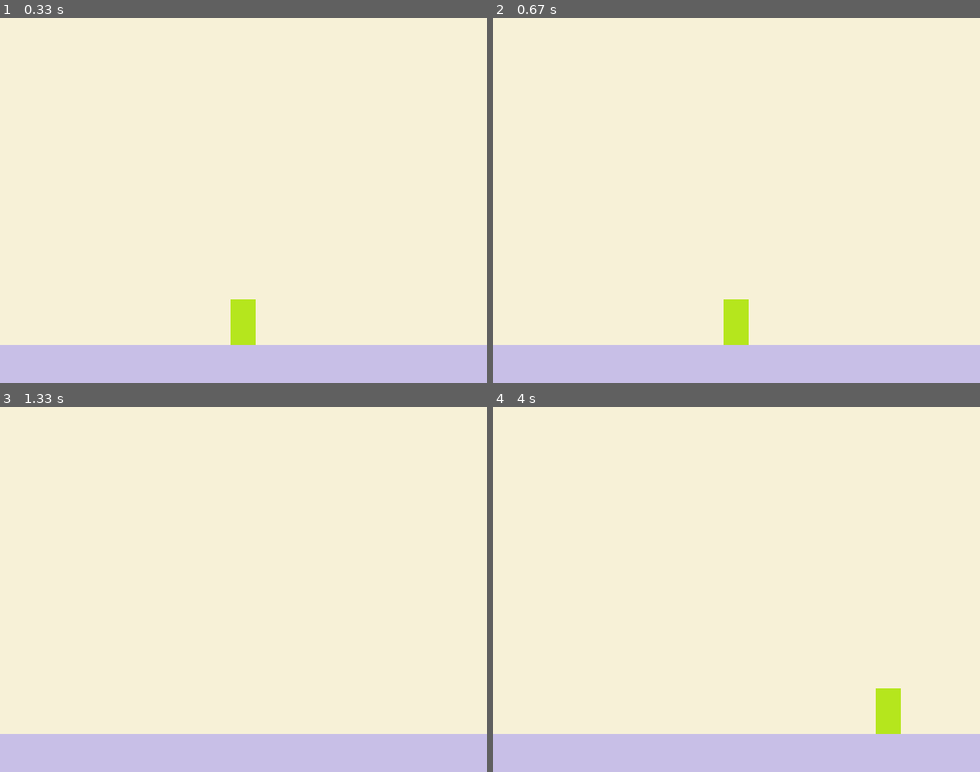
Above: before the commit, frames 1-4 (two rows, left to right).
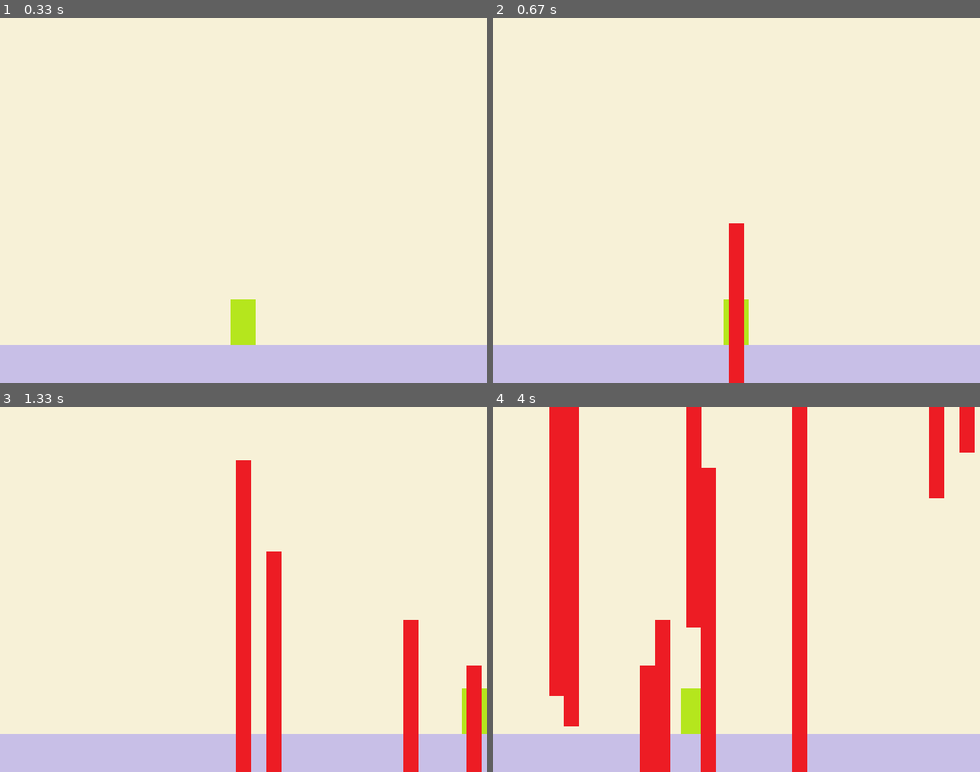
Above: after the commit, the same moments.

Repository: bnheey/Python_Project
Game: pygame game, started from pygame_project/split_balloon_game.py
Two runs of this game, one before a commit and one after it. Both use one fixed random seed, a clock stepped at 60 frames per second and the inputs below.
Inputs:
- Up to frame 1 (0.33 s): no input
- Up to frame 2 (0.67 s): tap Space at 0.33 s
- Up to frame 3 (1.33 s): hold Right 0.67-1.13 s; tap Space at 0.73, 1.03, 1.23 s; hold Right from 1.17 s (still down)
- Up to frame 4 (4 s): tap Space at 1.53, 1.73, 2.03, 2.3, 2.6, 2.73, 3.03, 3.4, 3.7, 3.9 s; release Right at 1.63 s; hold Left 1.67-2.2 s; hold Left 2.23-2.63 s; hold Right 2.67-3.3 s; hold Left 3.33-3.8 s; hold Right from 3.83 s (still down)

Frame 1 is identical in both runs. In frame 2, 1.4% of the frame differs, in the area x 48-52%, y 56-100%; in frame 3, 7.0%; in frame 4, 17%, in the area x 11-99%, y 0-100%.

Commit message:
무기 이동 처리

Diff:
--- a/pygame_project/split_balloon_game.py
+++ b/pygame_project/split_balloon_game.py
@@ -18,6 +18,7 @@
 4. 무기 : 20 * 43 weapon.png
 5. 공 : 160 * 160, 80 * 80, 40 * 40, 20 * 20 - ball1.png ~ ball4/png
 '''
+import os
 
 import pygame
 
@@ -41,34 +42,34 @@
 # FPS
 clock = pygame.time.Clock()
 
+# 1. 사용자 게임 초기화 (배경 화면, 게임 이미지, 좌표, 속도, 폰트 등)
 
-# 1. 사용자 게임 초기화 (배경 화면, 게임 이미지, 좌표, 속도, 폰트 등)
-background = pygame.image.load("images/background.png")
+current_path = os.path.dirname(__file__)
+image_path = os.path.join(current_path, "images")
 
+background = pygame.image.load(os.path.join(image_path, "background.png"))
 
-stage = pygame.image.load("images/stage.png")
+stage = pygame.image.load(os.path.join(image_path, "stage.png"))
 stage_size = stage.get_rect().size
-stage_width = stage_size[0]
 stage_height = stage_size[1]
-stage_x_pos = 0
 stage_y_pos = screen_height - stage_height
 
-
-character = pygame.image.load("images/character.png")
+character = pygame.image.load(os.path.join(image_path, "character.png"))
 character_size = character.get_rect().size
 character_width = character_size[0]
 character_height = character_size[1]
-character_x_pos = screen_width/2 - character_width/2
+character_x_pos = screen_width / 2 - character_width / 2
 character_y_pos = screen_height - character_height - stage_height
 
-
-weapon = pygame.image.load("images/weapon.png")
+weapon = pygame.image.load(os.path.join(image_path, "weapon.png"))
 weapon_size = weapon.get_rect().size
 weapon_width = weapon_size[0]
-weapon_height = weapon_size[1]
-weapon_x_pos = screen_width
-weapon_y_pos = screen_height
 
+# 무기는 한번에 여러 발 발사 가능
+weapons = []
+
+# 무기 이동 속도
+weapon_speed = 10
 
 running = True
 while running:
@@ -84,6 +85,11 @@
                 to_x -= character_speed
             elif event.key == pygame.K_RIGHT:
                 to_x += character_speed
+            elif event.key == pygame.K_SPACE:
+                # 무기 위치 정의
+                weapon_x_pos = character_x_pos + (character_width / 2) - (weapon_width / 2)
+                weapon_y_pos = character_y_pos
+                weapons.append([weapon_x_pos, weapon_y_pos])
 
         if event.type == pygame.KEYUP:
             if event.key == pygame.K_LEFT or event.key == pygame.K_RIGHT:
@@ -91,14 +97,25 @@
 
     character_x_pos += to_x * dt
     # 3. 게임 캐릭터 위치 정의
+    if character_x_pos < 0:
+        character_x_pos = 0
+    elif character_x_pos > (screen_width - character_width):
+        character_x_pos = screen_width - character_width
 
-    #4. 충돌 처리
+    # 무기 이동 조절
+    weapons = [[w[0], w[1] - weapon_speed] for w in weapons]
+
+    # 4. 충돌 처리
 
     # 5. 화면에 그리기 - screen.blit
     screen.blit(background, (0, 0))
+    screen.blit(stage, (0, stage_y_pos))
     screen.blit(character, (character_x_pos, character_y_pos))
-    screen.blit(weapon, (weapon_x_pos, weapon_y_pos))
-    screen.blit(stage, (stage_x_pos, stage_y_pos))
+
+    for weapon_x_pos, weapon_y_pos in weapons :
+        screen.blit(weapon, (weapon_x_pos, weapon_y_pos))
+
+
 
     pygame.display.update()
 
